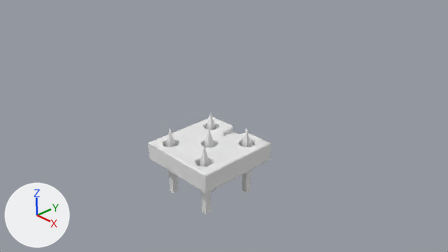
What one commit did to the Blender file Assets/Models/Tile_Ground_trap_spikes.blend.
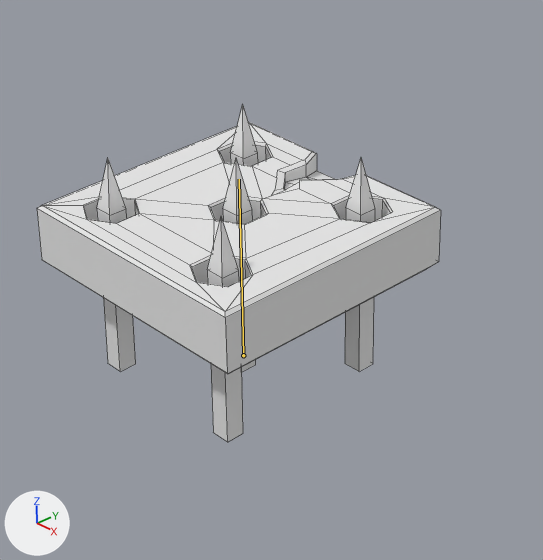
There are two pictures of each version: one from the file's camera 'Camera', one close up on the part from 31% to 67% of the width and 32% to 99% of the height. The lights are fixed; the arrows at lower left show +X, +Y and +Z. Both versions are drawn at frame 16 of the action 'Attack'; the numbers are the values there. The bones that bend it are drawn over the model as lines in the close-ups. The close-ups show mesh edges as thin lines.
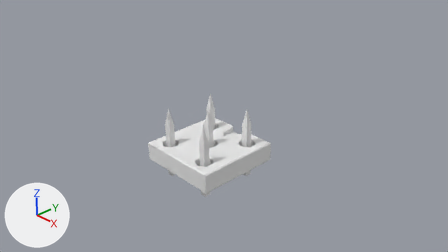
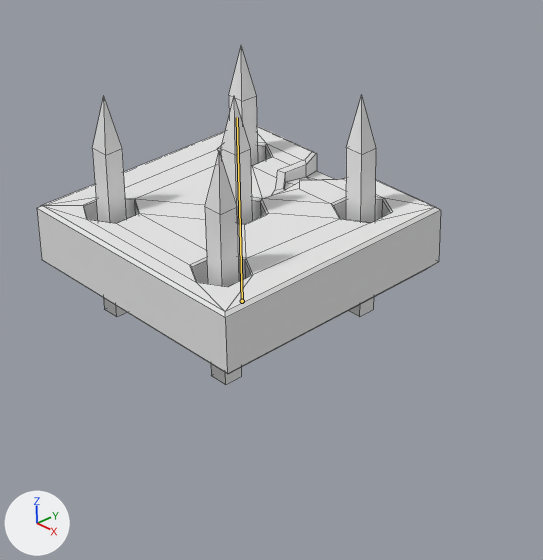
What the commit changed:
Bone 'Bone' (bone_bone) moves from (0.0, 0.0, 0.0) to (0.0, 0.468, 0.0).

Pixel boxes [x1, y1, x2, y2] of what changed, in the close-ups (543 x 560 px):
'Cube.000', posed
    before: [97, 105, 375, 442]
    after: [93, 45, 376, 385]
bone 'Bone', root to tip
    before: (243, 355) to (239, 179)
    after: (242, 301) to (237, 117)
